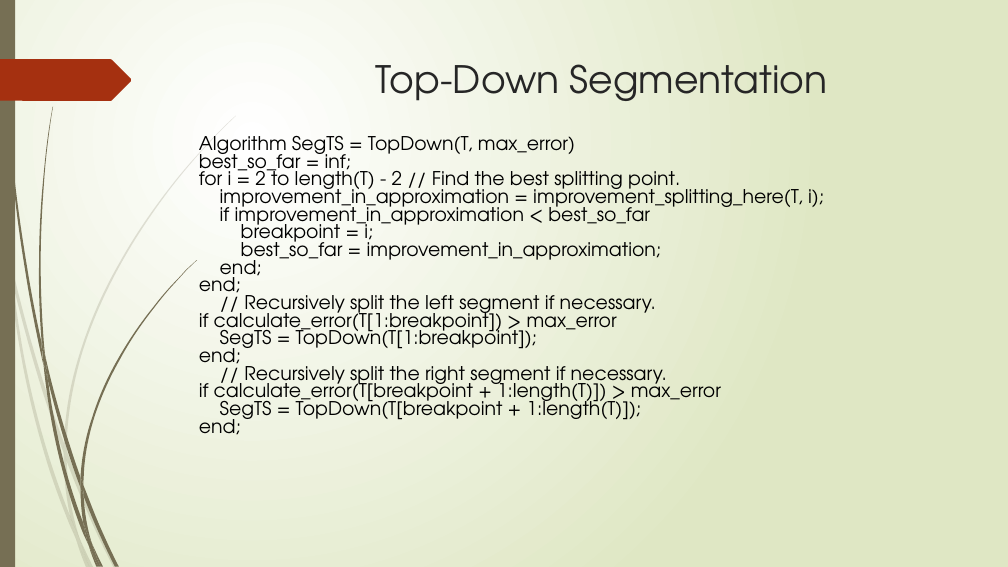
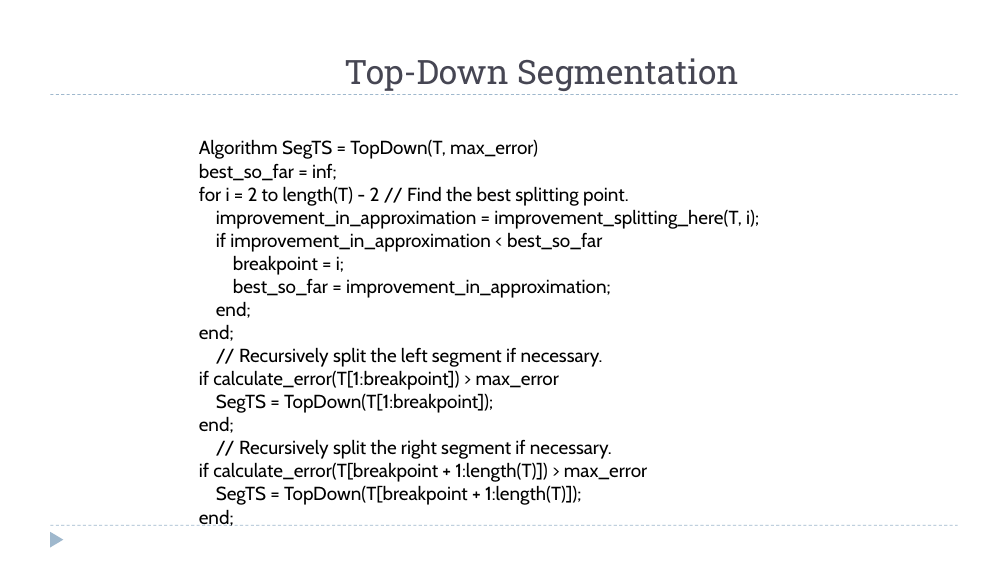
Before and after one commit to zixiaojindao/time-series-survey, a slide deck: slide 9 of slide/tsdm.pptx. Drawn at 1008x567 pixels with LibreOffice and Linux fonts; fonts in the diff are those of the drawing. Boxes give left, top, right and bottom in pixels: in the first picture for what was removed or moved away, otherwise in the second. Text is boxed around its words. In the diff, an @@ line names an element or a change of style, - is before the commit and + after.

```diff
--- a/slide/tsdm.pptx
+++ b/slide/tsdm.pptx
@@ background gradient #FFFFFF to #DFE8C4 to #FFFFFF @@
@@ rectangle removed at bbox=[0, 0, 15, 567] @@
@@ title "Top-Down Segmentation": place and size @@
-title "Top-Down Segmentation" at bbox=[376, 64, 828, 101]
+title "Top-Down Segmentation" at bbox=[344, 58, 739, 91]
@@ title "Top-Down Segmentation" at bbox=[344, 58, 739, 91]: size 36 to 32 pt, font TeX Gyre Adventor to Roboto Slab, text colour #262626 to #464653; vertical alignment top to bottom @@
@@ freeform shape removed at bbox=[0, 59, 132, 101] @@
@@ line added from (51, 95) to (958, 95), #9FB8CD 0.75 pt dashed @@
@@ table at bbox=[191, 133, 929, 557] @@
@@ font TeX Gyre Adventor to Cabin @@
@@ triangle added at bbox=[50, 532, 64, 548], fill #9FB8CD @@
@@ line added from (51, 526) to (958, 526), #9FB8CD 0.75 pt dashed @@
@@ group removed at bbox=[0, 116, 236, 567]: 10 freeform shapes @@
@@ group removed at bbox=[2, 0, 197, 567]: 12 freeform shapes @@
```
Also in this commit, not shown: 42 other slides changed, 7 slides added, 13 slides removed, 4 other files.
